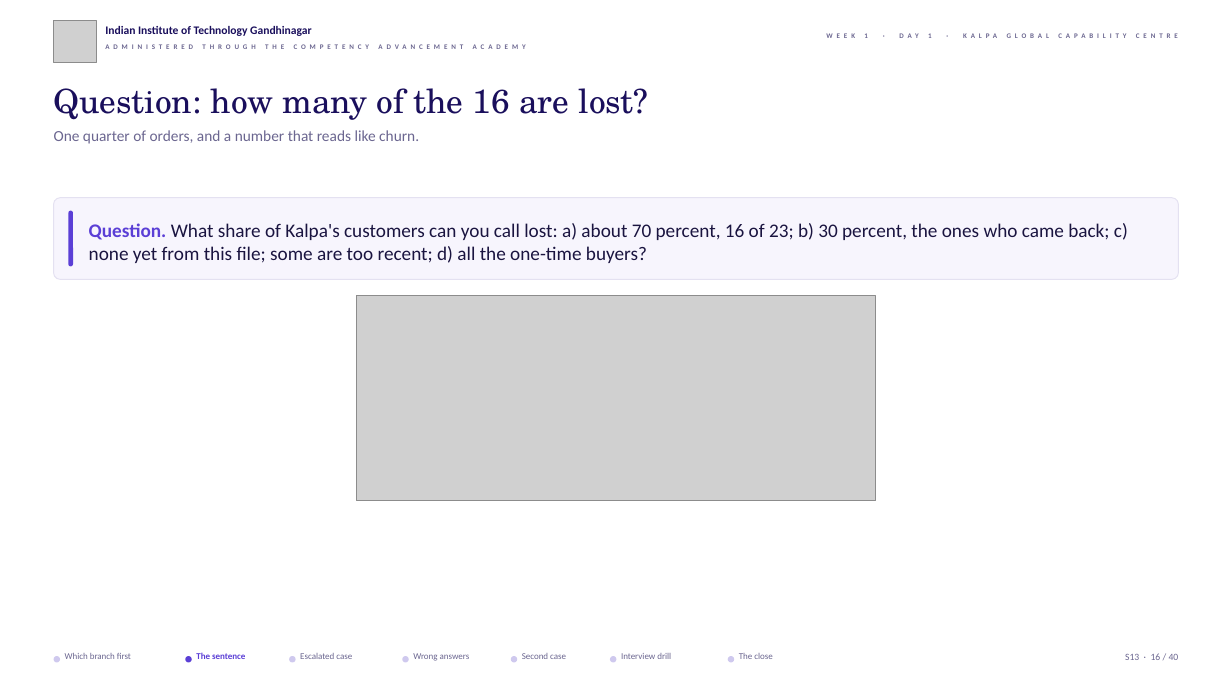
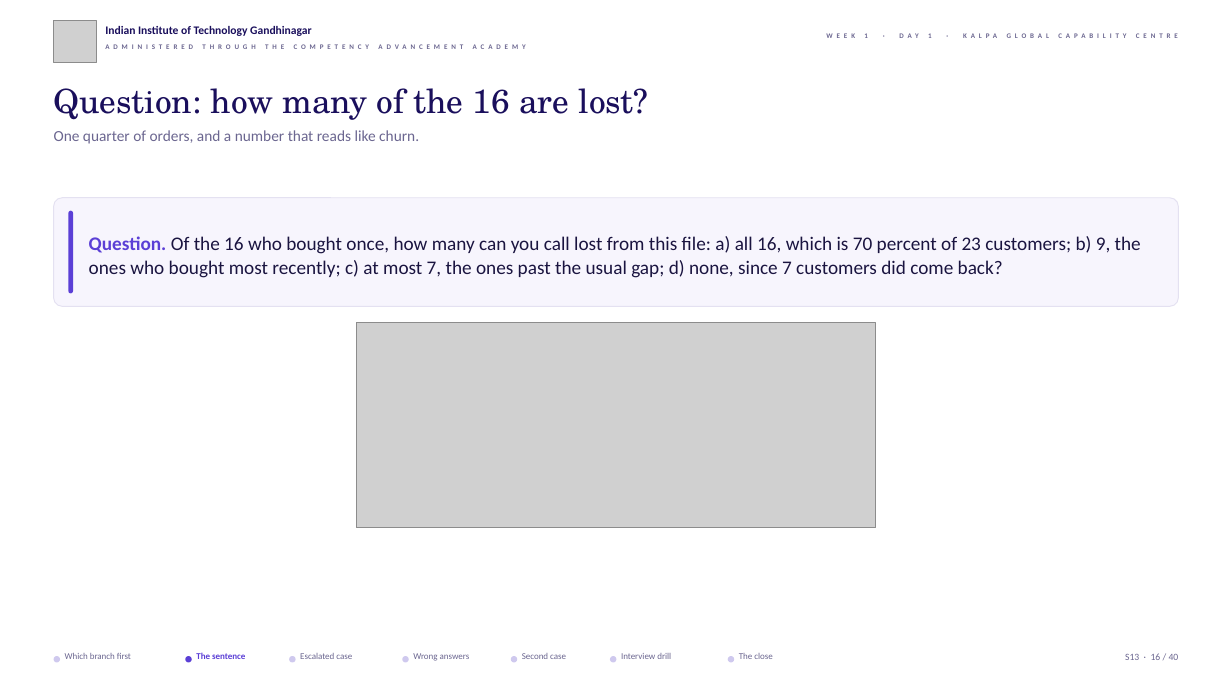
Before and after one commit to fde-academy-lab/c2-content-factory, a slide deck: slide 16 of content/W01/D1/slides/C2_W01_D01_half2_STUDENT.pptx. Drawn at 1232x693 pixels with LibreOffice and Linux fonts; fonts in the diff are those of the drawing; grey boxes stand for pictures; background and template pictures are left out. Boxes give left, top, right and bottom in pixels: in the first picture for what was removed or moved away, otherwise in the second. Text is boxed around its words. In the diff, an @@ line names an element or a change of style, - is before the commit and + after.

```diff
--- a/content/W01/D1/slides/C2_W01_D01_half2_STUDENT.pptx
+++ b/content/W01/D1/slides/C2_W01_D01_half2_STUDENT.pptx
@@ rounded rectangle: place and size @@
-rounded rectangle at box(54, 198, 1178, 279)
+rounded rectangle at box(54, 198, 1178, 307)
@@ rounded rectangle: place and size @@
-rounded rectangle at box(68, 211, 73, 266)
+rounded rectangle at box(68, 211, 73, 294)
@@ text at box(89, 236, 1141, 278): text changed @@
-Question. What share of Kalpa's customers can you call lost: a) about 70 percent, 16 of 23; b) 30 percent, the ones who came back; c) none yet from this file; some are too recent; d) all the one-time buyers?
+Question. Of the 16 who bought once, how many can you call lost from this file: a) all 16, which is 70 percent of 23 customers; b) 9, the ones who bought most recently; c) at most 7, the ones past the usual gap; d) none, since 7 customers did come back?
@@ picture: place and size @@
-picture at box(356, 296, 875, 501)
+picture at box(356, 323, 875, 529)
```
Also in this commit, not shown: 1 other slide changed, 6 other files.
